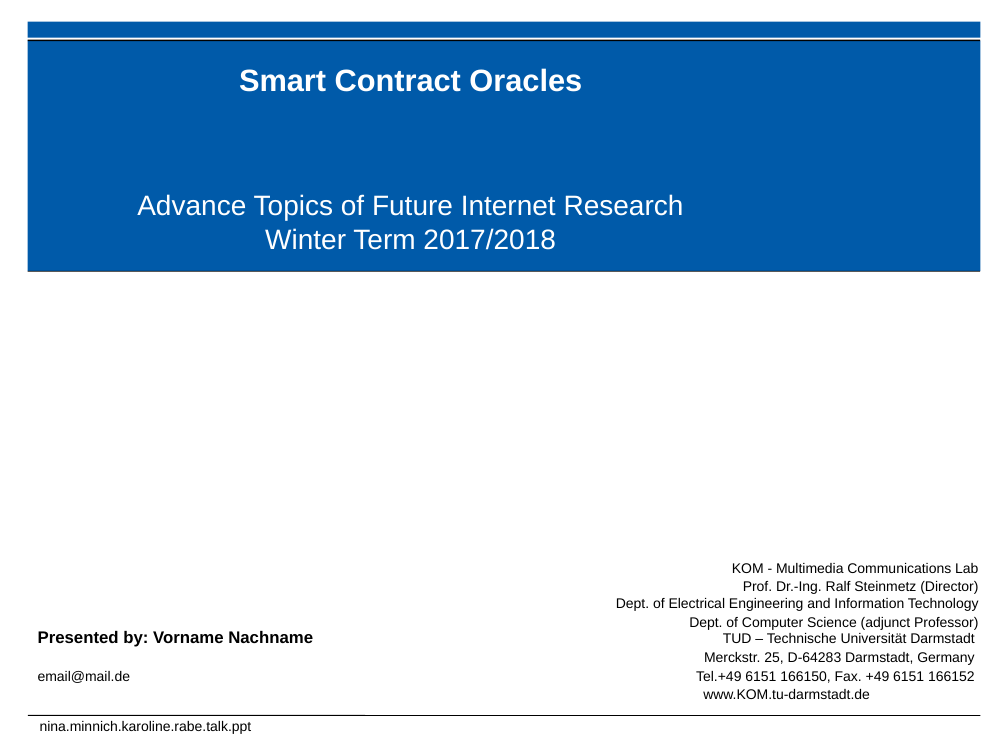
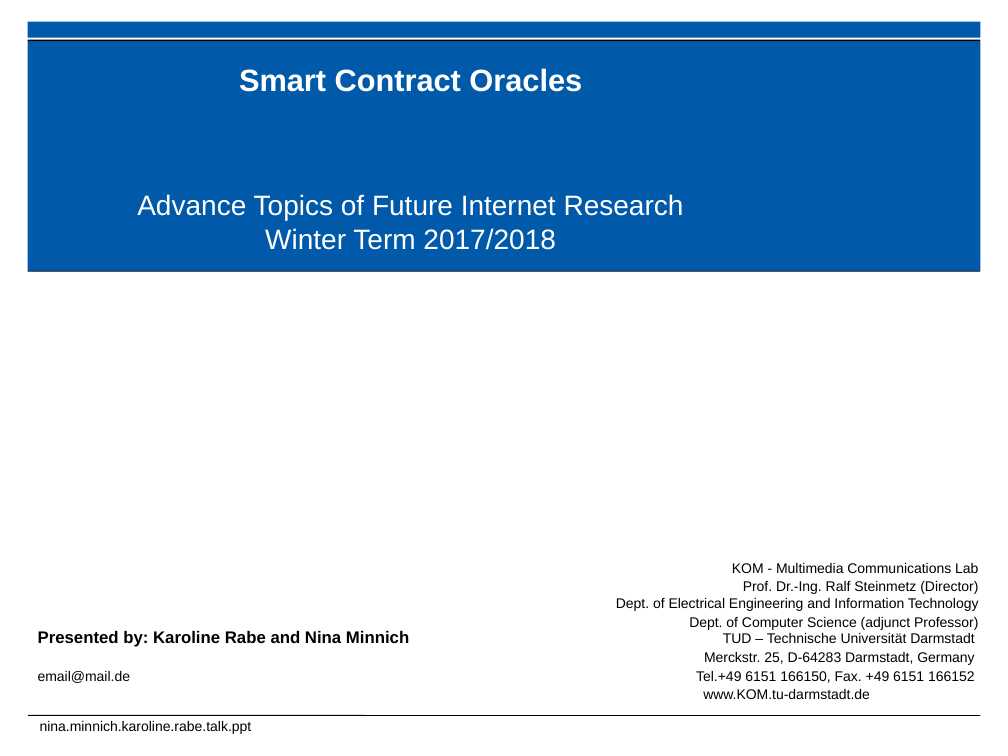
Before and after one commit to karopp/AFTIR, a slide deck: slide 1 of Nina.Minnich.Karoline.Rabe.talk.ppt. Drawn at 1008x756 pixels with LibreOffice and Linux fonts; fonts in the diff are those of the drawing; background and template pictures are left out. Boxes give left, top, right and bottom in pixels: in the first picture for what was removed or moved away, otherwise in the second. Text is boxed around its words. In the diff, an @@ line names an element or a change of style, - is before the commit and + after.

```diff
--- a/Nina.Minnich.Karoline.Rabe.talk.ppt
+++ b/Nina.Minnich.Karoline.Rabe.talk.ppt
@@ text at [38, 631, 409, 647]: text changed @@
-Presented by: Vorname Nachname
+Presented by: Karoline Rabe and Nina Minnich
```
Also in this commit, not shown: 3 other slides changed.
